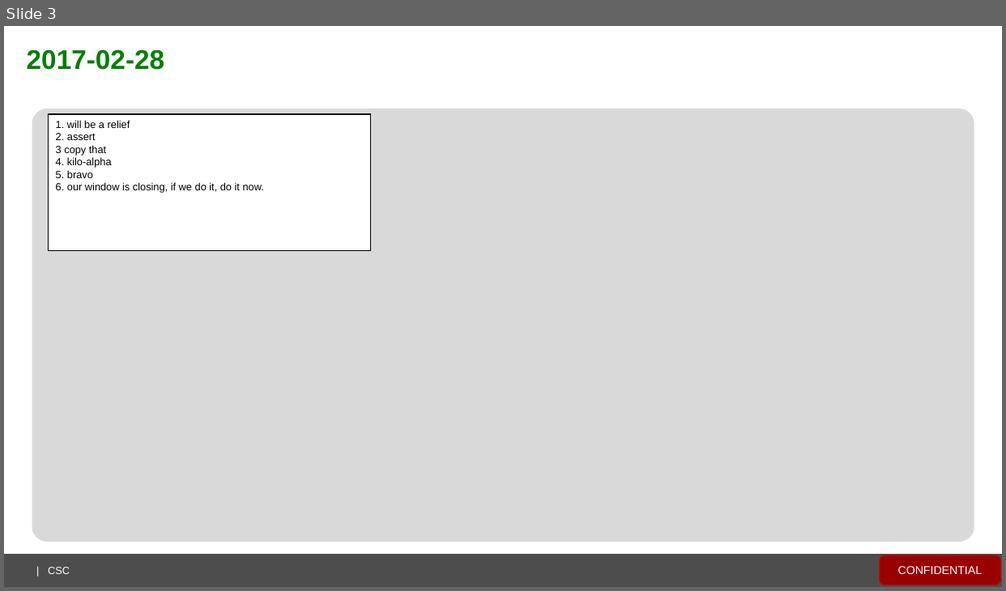
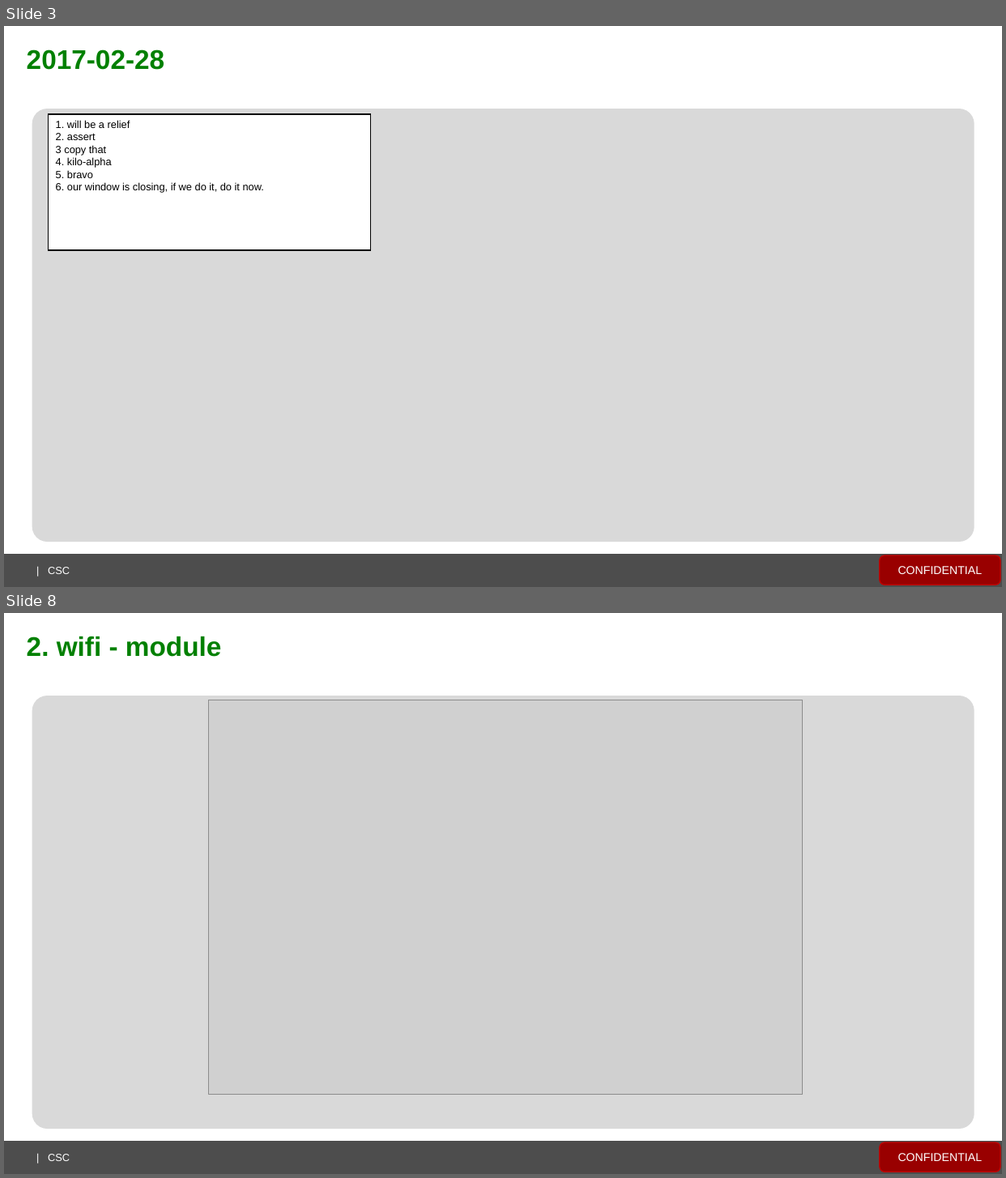
Before and after one commit to spartacus429496/everyday_note, a slide deck: everyday_note.pptx. Shown one above the other, each under a label of ours: slide 3 before the commit, slides 3 and 8 after it; the slides between them are not shown. The pictures are 1006x591 and 1006x1178 pixels, drawn with LibreOffice and Linux fonts; fonts in the diff are those of the drawing; grey boxes stand for pictures; background and template pictures are left out. Boxes give left, top, right and bottom in pixels: in the first picture for what was removed or moved away, otherwise in the second. Text is boxed around its words. In the diff, an @@ line names an element or a change of style, - is before the commit and + after.

```diff
--- a/everyday_note.pptx
+++ b/everyday_note.pptx
@@ slide 8 added at box(4, 613, 1002, 1174), background #FFFFFF; not listed: 4 template elements that a slide beside it also shows @@
@@ text added at box(27, 636, 222, 657), 26 pt, text #008000, bold @@
+2. wifi - module
@@ picture added at box(209, 700, 803, 1094) @@
```
Also in this commit, not shown: 12 slides changed, 3 other slides added, 4 slides removed.
